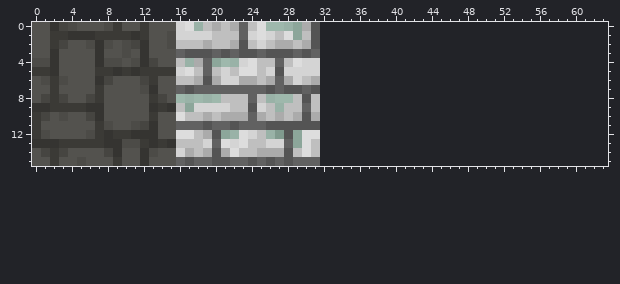
A pixel-art sprite gets an edit: src/Presentation/assets/floor.png. The first picture shows the starting point.
The file is 32x16 pixels. Colours within 5 levels of each other are drawn and written as one. The old version is drawn lined up with the new one, on the new canvas.
After the commit:
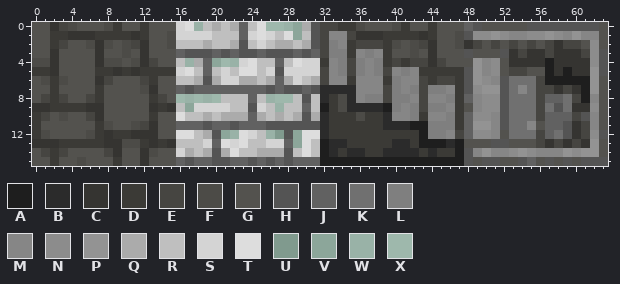
Palette (. is transparent): A #1e1e1e  B #2b2b2b  C #353431  D #3b3a36  E #464541  F #4c4b47  G #53524e  H #545454  J #616161  K #707070  L #7f7f7f  M #868686  N #8c8c8c  P #939393  Q #ababab  R #bfbfbf  S #d4d4d4  T #dddddd  U #809a8e  V #8ca69a  W #99b2a7  X #9eb8ac
Change:
{"change": "canvas 32x16 -> 64x16"}
{"y":0,"x":32,"old":"................................","new":"EEDDFGGGFDGGDGGGJHGGGGGHHHHHHHHG"}
{"y":1,"x":32,"old":"................................","new":"EMMECCCDDDDCDGGFHNNPNMMNNPNMPMMG"}
{"y":2,"x":32,"old":"................................","new":"ELMDEEEDFGFECGGFCEGEGEGEGECEEGNG"}
{"y":3,"x":32,"old":"................................","new":"ELLDMLMDGGFGCGGGHGGGHCECCECCCENH"}
{"y":4,"x":32,"old":"................................","new":"DMLELMLDEDEECEGGGPMNGCCCCACCCCNH"}
{"y":5,"x":32,"old":"................................","new":"EMLELMLEMLMDDDDDHPMNGEEGGACACCPH"}
{"y":6,"x":32,"old":"................................","new":"EMMDMMMDLMMEDEEDHPNMHKKKEAAAAAPG"}
{"y":7,"x":32,"old":"................................","new":"BBBBMMMELMLELLMDHNPPHKMKEECECAPG"}
{"y":8,"x":32,"old":"................................","new":"BDFBMLLELLMEMMLDJMNNHKKKEJJKEAMG"}
{"y":9,"x":32,"old":"................................","new":"ADFBBBBALMLELLMDGMNNHKKKEKHKCCNG"}
{"y":10,"x":32,"old":"................................","new":"BDDDFDDBMMLDMMLDJNNMHKKKEJJJEHMG"}
{"y":11,"x":32,"old":"................................","new":"BDDDDDDBBBAALLLDJPPMHKKMGJJHCEMG"}
{"y":12,"x":32,"old":"................................","new":"BDDDDDDDDDDALLMEJNNMGKKKEJKHCENH"}
{"y":13,"x":32,"old":"................................","new":"ABBDDDDDBBDAAABAGGGHHGGGECECECPG"}
{"y":14,"x":32,"old":"................................","new":"ABDBBDDBBBBDBDDAHMPMMNPNMMMPNPPG"}
{"y":15,"x":32,"old":"................................","new":"AAAAAAAAAAAAAAAAHGHHGGHJGHGHGHHH"}
